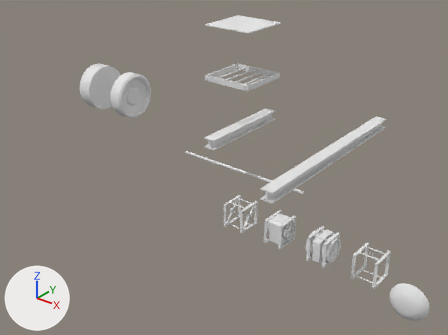
Before and after pictures for a commit that changed the Blender file Assets/Models/Construction.blend.
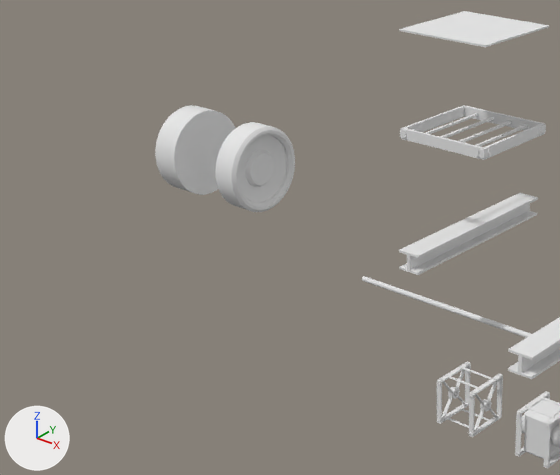
Each version appears first whole from a 50 mm lens placed at (6.84, -9.11, 6.59), pointed at (-0.62, 0.22, 0.81), and next in a close-up on the part from 0% to 64% of the width and 3% to 75% of the height. Every picture has the same lights, and +X, +Y and +Z are marked at lower left.

The older version as bpy lines, for what is in view:
```python
me_cube_009 = bpy.data.meshes.new('Cube.009')
me_cube_009.from_pydata(...)  # 304 vertices, 200 faces; spans x -0.514..0.514, y -0.516..0.516, z -0.053..0.053
me_cube_009.materials.append(mat_bars)  # white #e7e7e7
me_cube_010 = bpy.data.meshes.new('Cube.010')
me_cube_010.from_pydata(...)  # a box spanning x -0.5..0.5, y -0.5..0.5, z -0.009..0.009
me_cube_010.materials.append(mat_plate)  # white #e7e7e7
me_cylinder_009 = bpy.data.meshes.new('Cylinder.009')
me_cylinder_009.from_pydata(...)  # a 16-sided cylinder along x spanning x -1.5..1.5, y -0.03..0.03, z -0.03..0.03
me_cylinder_009.polygons.foreach_set('use_smooth', [True] * 18)
me_cylinder_009.materials.append(mat_axlewheel)  # white #e7e7e7
ob_axle = bpy.data.objects.new('Axle', me_cylinder_009)
ob_axle.location = (0.0, 0.0, 1.0)
_m = ob_axle.modifiers.new('EdgeSplit', 'EDGE_SPLIT')
ob_bars = bpy.data.objects.new('Bars', me_cube_009)
ob_bars.location = (0.0, 0.0, 3.0)
ob_plate = bpy.data.objects.new('Plate', me_cube_010)
ob_plate.location = (0.0, 0.0, 4.0)
# also in view: 'WheelSimple' at (-4.13, 0.0, 1.95); 'AxleBase' at (0.0, 0.0, 0.0); 'Beam2' at (2.0, 0.0, 1.95); 'Generator' at (1.0, 0.0, 0.0); 'Beam1' at (0.0, 0.0, 1.95)
```
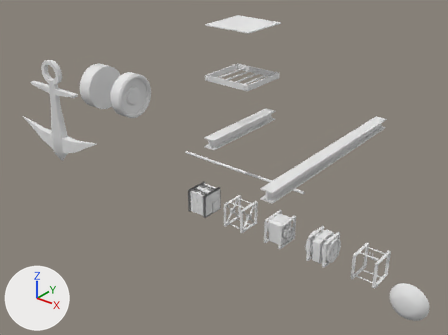
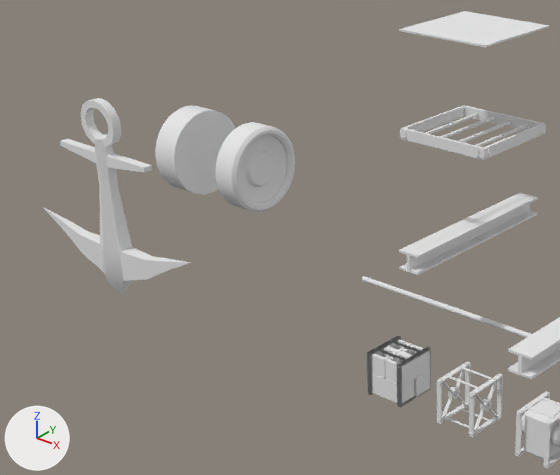
Diff of the bpy script that builds the scene:
```diff
--- a/Assets/Models/Construction.blend.py
+++ b/Assets/Models/Construction.blend.py
@@ mat_weight @@
+mat_weight = diffuse_material('Weight')
+mat_weight.base_color = (0.8, 0.8, 0.8)  # white #e7e7e7
@@ mat_anchor @@
+mat_anchor = diffuse_material('Anchor')
+mat_anchor.base_color = (0.8, 0.8, 0.8)  # white #e7e7e7
@@ me_cube @@
+me_cube.from_pydata(...)  # 1664 vertices, 1128 faces; spans x -0.253..0.252, y -0.272..0.272, z -0.271..0.271
+me_cube.polygons.foreach_set('use_smooth', [True] * 1128)
+me_cube.materials.append(mat_weight)  # white #e7e7e7
@@ me_cube_001 @@
+me_cube_001.from_pydata(...)  # 113 vertices, 120 faces; spans x -1.58..1.58, y -0.21..0.21, z -0.54..2.24
+me_cube_001.polygons.foreach_set('use_smooth', [True] * 120)
+me_cube_001.materials.append(mat_anchor)  # white #e7e7e7
@@ ob_weight @@
+ob_weight = bpy.data.objects.new('Weight', me_cube)
+ob_weight.location = (-1.0, 0.0, 0.0)
+_m = ob_weight.modifiers.new('EdgeSplit', 'EDGE_SPLIT')
@@ ob_anchor @@
+ob_anchor = bpy.data.objects.new('Anchor', me_cube_001)
+ob_anchor.location = (-6.0, 0.0, 0.0)
+ob_anchor.rotation_euler = (0.0, 0.0, 3.142)  # degrees (0, 0, 180)
+_m = ob_anchor.modifiers.new('EdgeSplit', 'EDGE_SPLIT')
+_m.split_angle = 0.785
```

Where the change shows, as pixel boxes [x1, y1, x2, y2] in the close-ups (560 x 475 px):
'Anchor', added: after [43, 98, 190, 296]
'Weight', added: after [367, 336, 431, 407]
